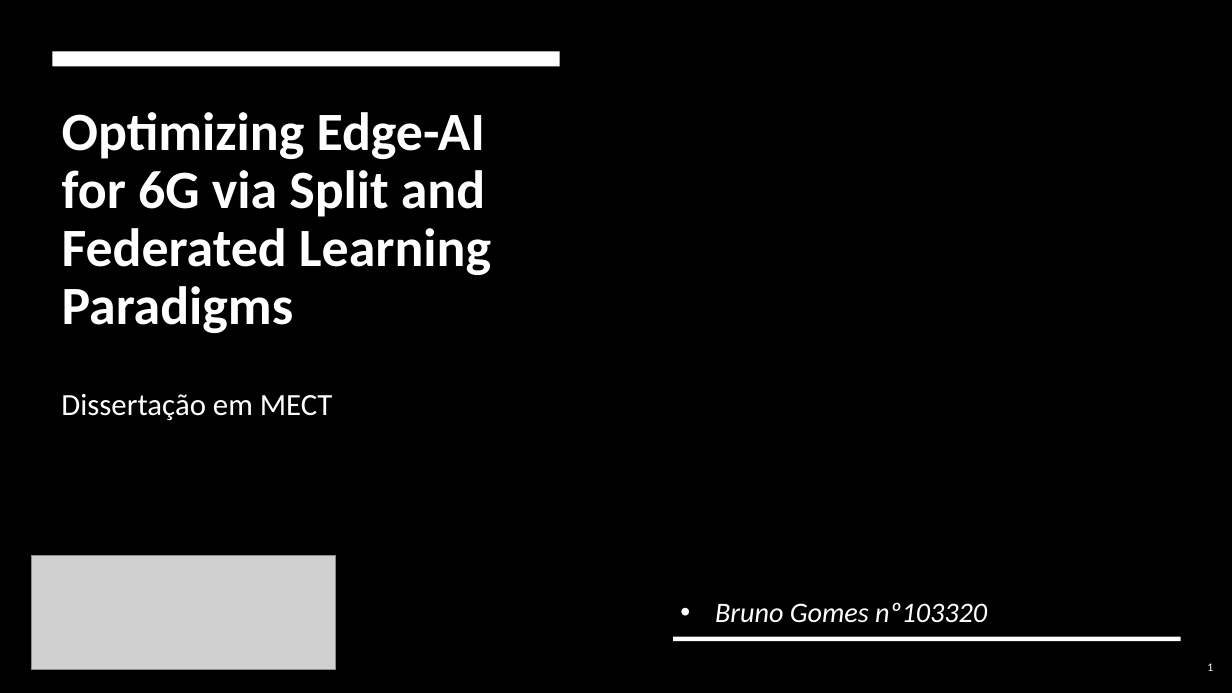
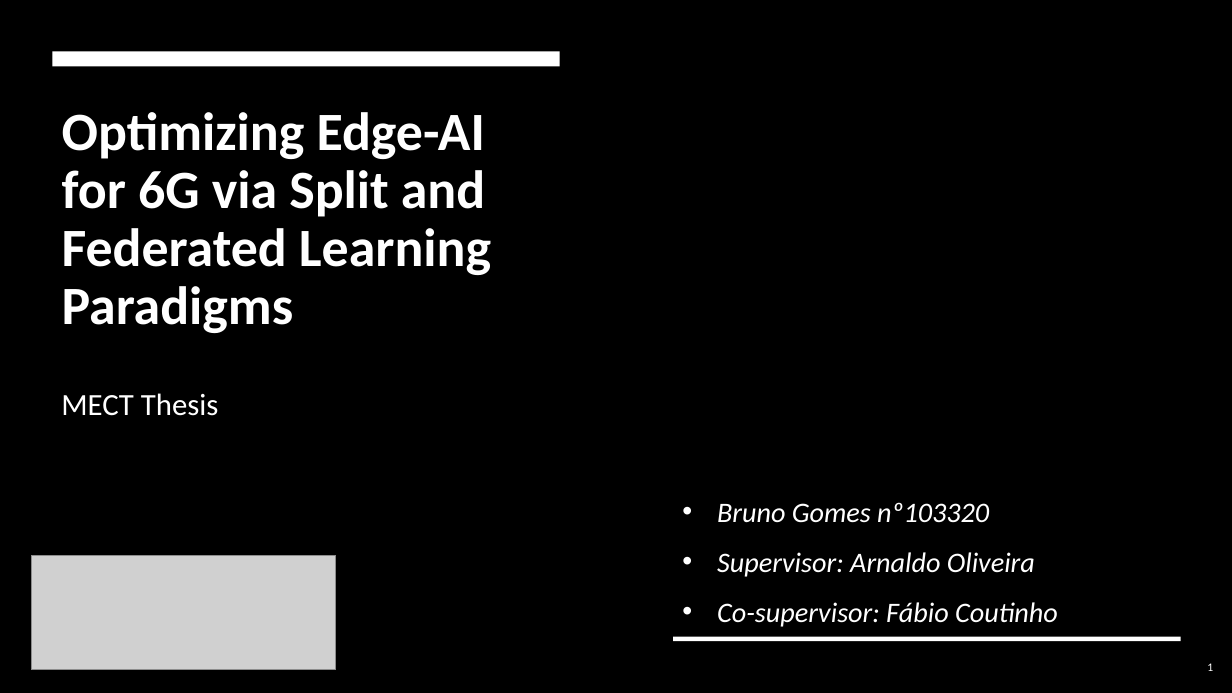
Before and after one commit to BrunoGomes22/MECT-Thesis, a slide deck: slide 1 of Presentations/apresentacao_tese_10min.pptx. Drawn at 1232x693 pixels with LibreOffice and Linux fonts; fonts in the diff are those of the drawing; grey boxes stand for pictures; background and template pictures are left out. Boxes give left, top, right and bottom in pixels: in the first picture for what was removed or moved away, otherwise in the second. Text is boxed around its words. In the diff, an @@ line names an element or a change of style, - is before the commit and + after.

```diff
--- a/Presentations/apresentacao_tese_10min.pptx
+++ b/Presentations/apresentacao_tese_10min.pptx
@@ text at box(61, 393, 219, 416): text changed @@
-Dissertação em MECT
+MECT Thesis
@@ subtitle "Bruno Gomes nº103320": place and size @@
-subtitle "Bruno Gomes nº103320" at box(715, 602, 987, 623)
+subtitle "Bruno Gomes nº103320" at box(717, 502, 1058, 627)
@@ subtitle at box(717, 502, 989, 523): line spacing 1 to 1.1 @@
@@ subtitle at box(717, 552, 1058, 627): paragraphs added @@
+• Supervisor: Arnaldo Oliveira
+• Co-supervisor: Fábio Coutinho
```
Also in this commit, not shown: 8 other files.
